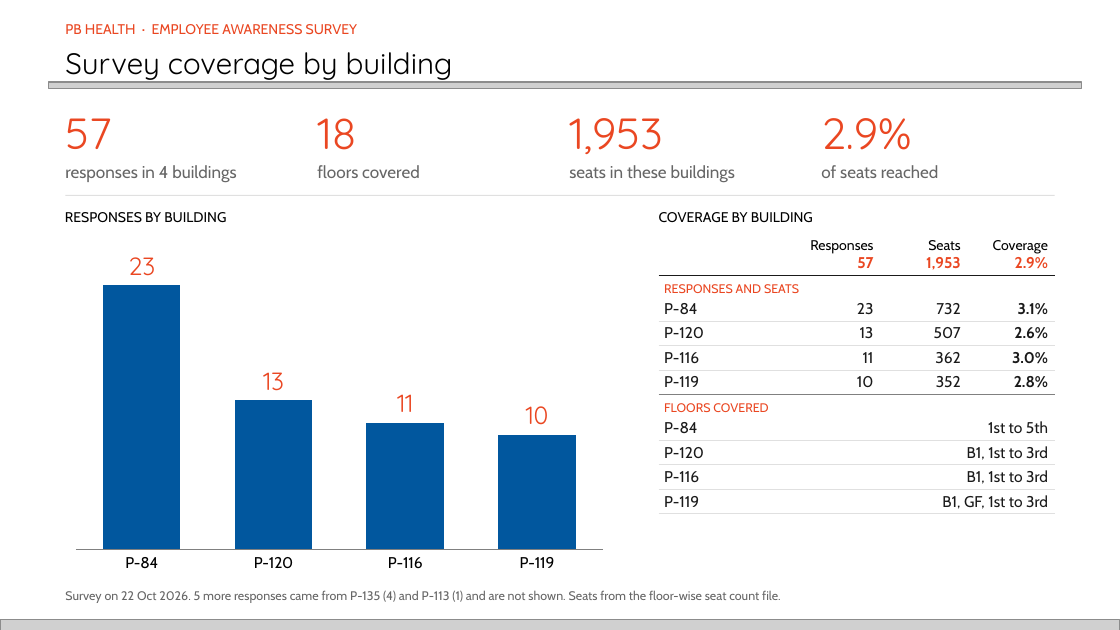
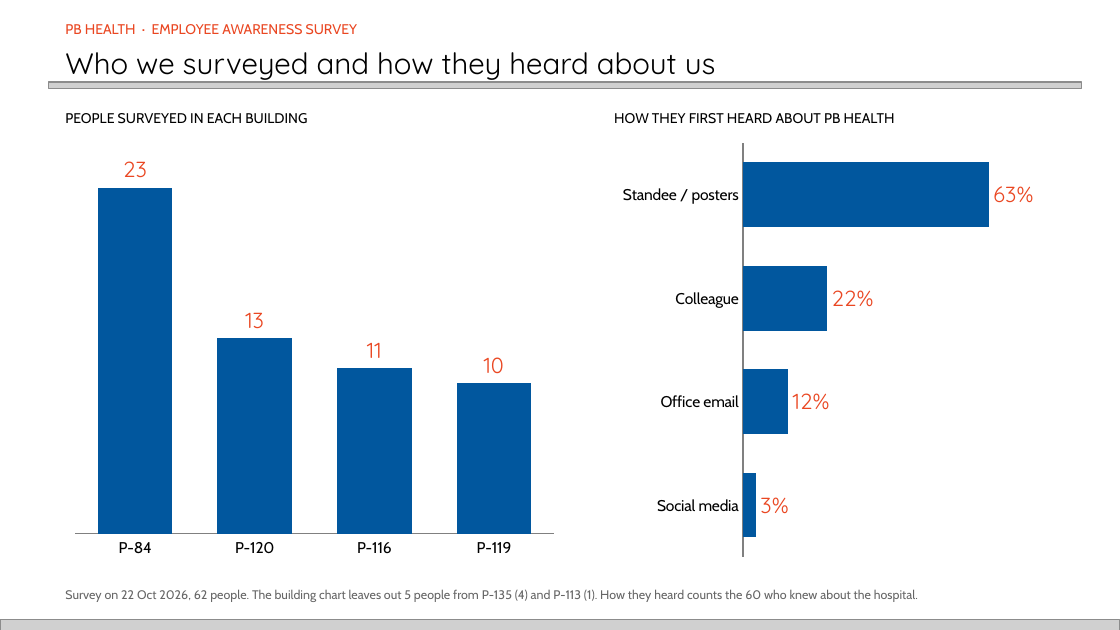
Before and after one commit to theaabhasagrawal/PBH, a slide deck: slide 1 of survey/PB_Health_Survey_Slides.pptx. Drawn at 1120x630 pixels with LibreOffice and Linux fonts; fonts in the diff are those of the drawing; grey boxes stand for pictures. Boxes give left, top, right and bottom in pixels: in the first picture for what was removed or moved away, otherwise in the second. Text is boxed around its words. In the diff, an @@ line names an element or a change of style, - is before the commit and + after.

```diff
--- a/survey/PB_Health_Survey_Slides.pptx
+++ b/survey/PB_Health_Survey_Slides.pptx
@@ text at [65,52,716,83]: text changed @@
-Survey coverage by building
+Who we surveyed and how they heard about us
@@ text at [65,113,307,124]: text changed @@
-RESPONSES BY BUILDING
+PEOPLE SURVEYED IN EACH BUILDING
@@ text removed at [65,118,111,149] @@
-57
@@ text removed at [317,118,356,150] @@
-18
@@ text removed at [569,118,662,154] @@
-1,953
@@ text at [614,113,895,124]: text changed @@
-COVERAGE BY BUILDING
+HOW THEY FIRST HEARD ABOUT PB HEALTH
@@ text removed at [821,118,911,150] @@
-2.9%
@@ column chart at [65,134,563,566] @@
@@ data labels of Series 1 changed @@
@@ value axis changed @@
@@ bar spacing changed @@
@@ column chart: place and size @@
-column chart at [65,233,614,579]
+column chart at [65,134,563,566]
@@ bar chart added at [614,134,1054,566] @@
+categories: Standee / posters, Colleague, Office email, Social media
+Series 1: 0.63, 0.22, 0.12, 0.03
@@ text removed at [65,165,236,182] @@
-responses in 4 buildings
@@ text removed at [317,165,420,178] @@
-floors covered
@@ text removed at [569,165,735,182] @@
-seats in these buildings
@@ text removed at [821,165,939,178] @@
-of seats reached
@@ rectangle removed at [65,195,1054,196] @@
@@ table removed at [659,231,1055,513], 11 rows, 4 columns @@
- | Responses / 57 | Seats / 1,953 | Coverage / 2.9%
-RESPONSES AND SEATS |  |  | 
-P-84 | 23 | 732 | 3.1%
-P-120 | 13 | 507 | 2.6%
-P-116 | 11 | 362 | 3.0%
-P-119 | 10 | 352 | 2.8%
-FLOORS COVERED |  |  | 
-P-84 | 1st to 5th |  | 
-P-120 | B1, 1st to 3rd |  | 
-P-116 | B1, 1st to 3rd |  | 
-P-119 | B1, GF, 1st to 3rd |  | 
@@ text at [65,589,918,602]: text changed @@
-Survey on 22 Oct 2026. 5 more responses came from P-135 (4) and P-113 (1) and are not shown. Seats from the floor-wise seat count file.
+Survey on 22 Oct 2026, 62 people. The building chart leaves out 5 people from P-135 (4) and P-113 (1). How they heard counts the 60 who knew about the hospital.
```
Also in this commit, not shown: 1 other slide changed.
